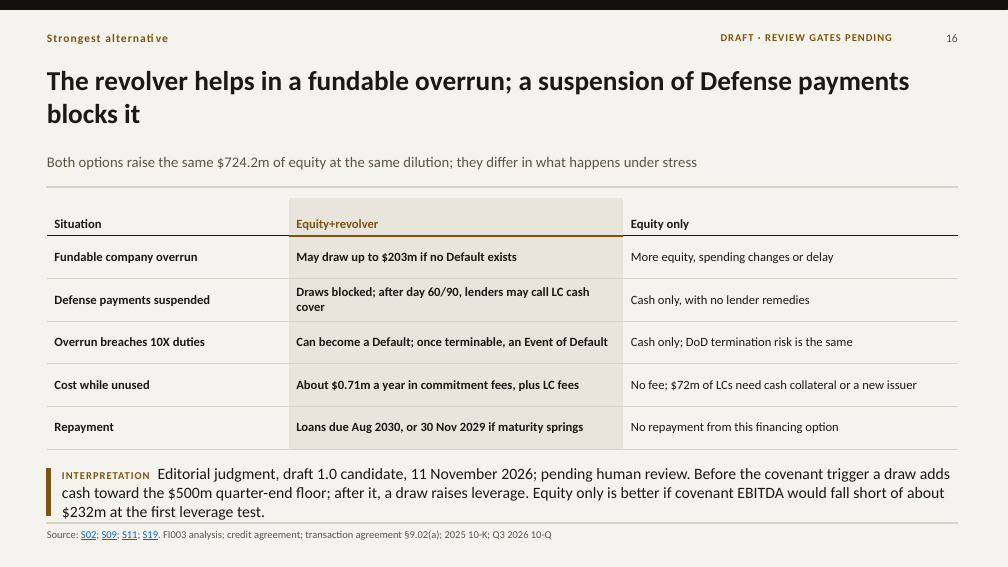
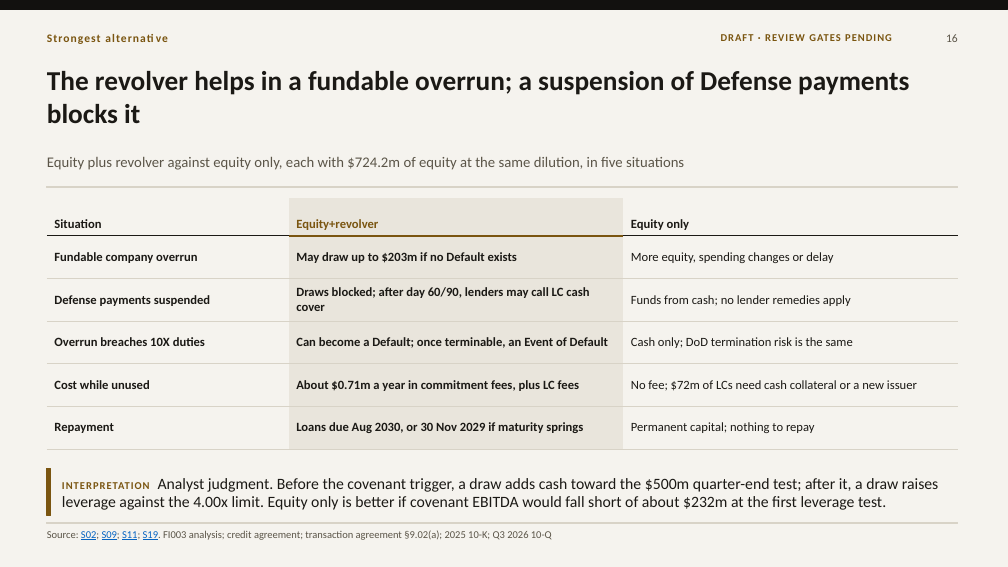
Before and after one commit to VSSpowerlifting/strategic-materials-policy-tracker, a slide deck: slide 16 of research/fi003/outputs/presentation-draft-v100/fi003-mp-materials-10x-financing-draft-1.0.pptx. Drawn at 1008x567 pixels with LibreOffice and Linux fonts; fonts in the diff are those of the drawing. Boxes give left, top, right and bottom in pixels: in the first picture for what was removed or moved away, otherwise in the second. Text is boxed around its words. In the diff, an @@ line names an element or a change of style, - is before the commit and + after.

```diff
--- a/research/fi003/outputs/presentation-draft-v100/fi003-mp-materials-10x-financing-draft-1.0.pptx
+++ b/research/fi003/outputs/presentation-draft-v100/fi003-mp-materials-10x-financing-draft-1.0.pptx
@@ text at (x1=47, y1=157, x2=684, y2=170): text changed @@
-Both options raise the same $724.2m of equity at the same dilution; they differ in what happens under stress
+Equity plus revolver against equity only, each with $724.2m of equity at the same dilution, in five situations
@@ table at (x1=47, y1=198, x2=957, y2=437) @@
-row 3, column 3: Cash only, with no lender remedies
+row 3, column 3: Funds from cash; no lender remedies apply
-row 6, column 3: No repayment from this financing option
+row 6, column 3: Permanent capital; nothing to repay
@@ text at (x1=62, y1=478, x2=938, y2=510): text changed @@
-INTERPRETATION Editorial judgment, draft 1.0 candidate, 11 November 2026; pending human review. Before the covenant trigger a draw adds cash toward the $500m quarter-end floor; after it, a draw raises leverage. Equity only is better if covenant EBITDA would fall short of about $232m at the first leverage test.
+INTERPRETATION Analyst judgment. Before the covenant trigger, a draw adds cash toward the $500m quarter-end test; after it, a draw raises leverage against the 4.00x limit. Equity only is better if covenant EBITDA would fall short of about $232m at the first leverage test.
```
Also in this commit, not shown: 17 other slides changed, 16 other files.
